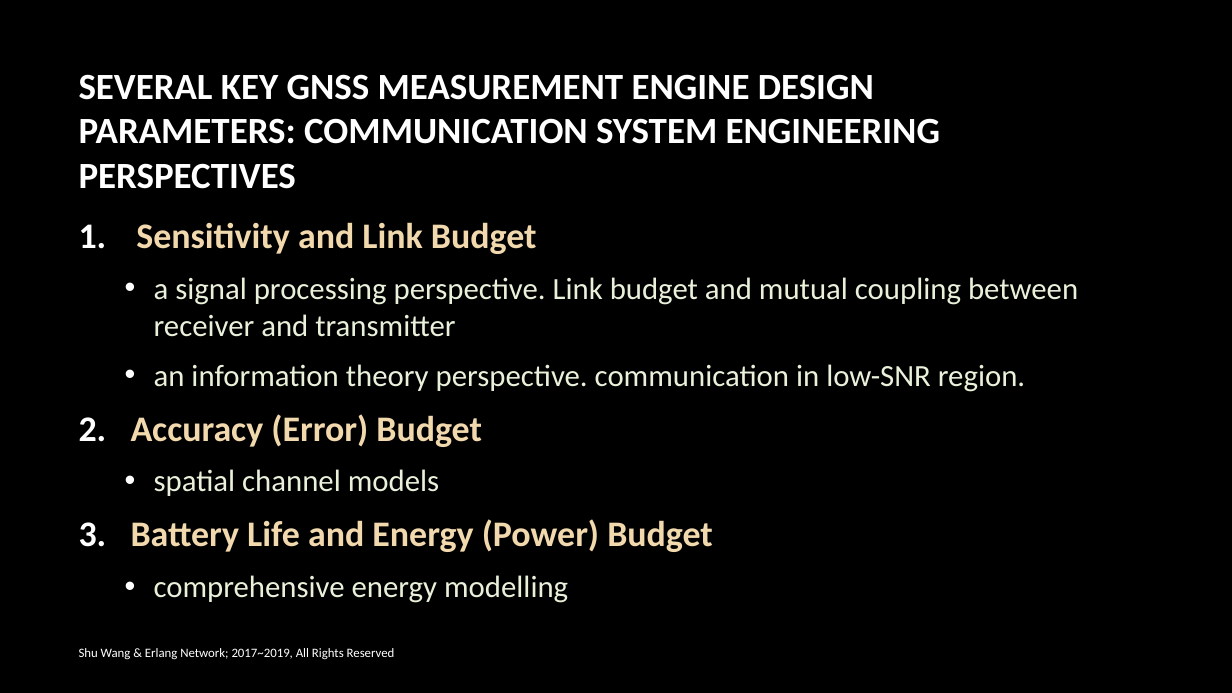
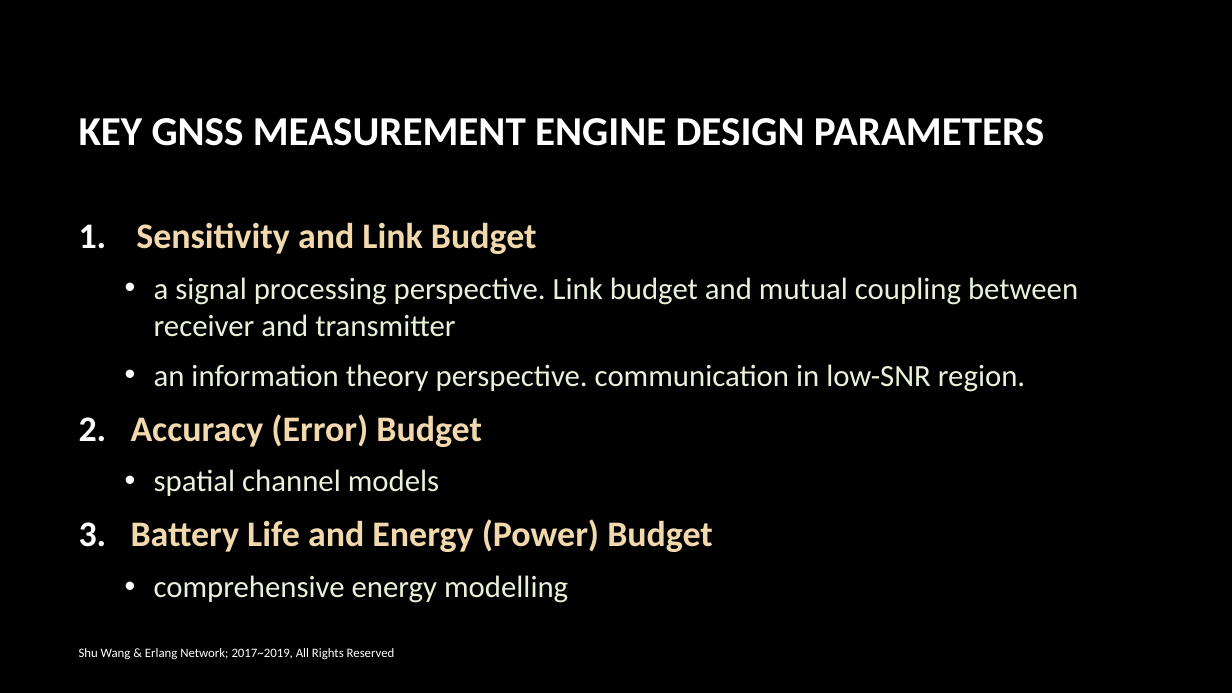
Before and after one commit to shuwang1/GNSS_Perspectives, a slide deck: slide 3 of GNSS Measurement Engine System Design - Communication Engineering Perspective R3.pptx. Drawn at 1232x693 pixels with LibreOffice and Linux fonts; fonts in the diff are those of the drawing; background and template pictures are left out. Boxes give left, top, right and bottom in pixels: in the first picture for what was removed or moved away, otherwise in the second. Text is boxed around its words. In the diff, an @@ line names an element or a change of style, - is before the commit and + after.

```diff
--- a/GNSS Measurement Engine System Design - Communication Engineering Perspective R3.pptx
+++ b/GNSS Measurement Engine System Design - Communication Engineering Perspective R3.pptx
@@ title at box(79, 118, 1044, 146): text changed; size 28.8 to 32 pt @@
-SEVERAL KEY GNSS MEASUREMENT ENGINE DESIGN PARAMETERS: COMMUNICATION SYSTEM ENGINEERING PERSPECTIVES
+KEY GNSS MEASUREMENT ENGINE DESIGN PARAMETERS
```
Also in this commit, not shown: 2 other slides changed, 2 other files.
